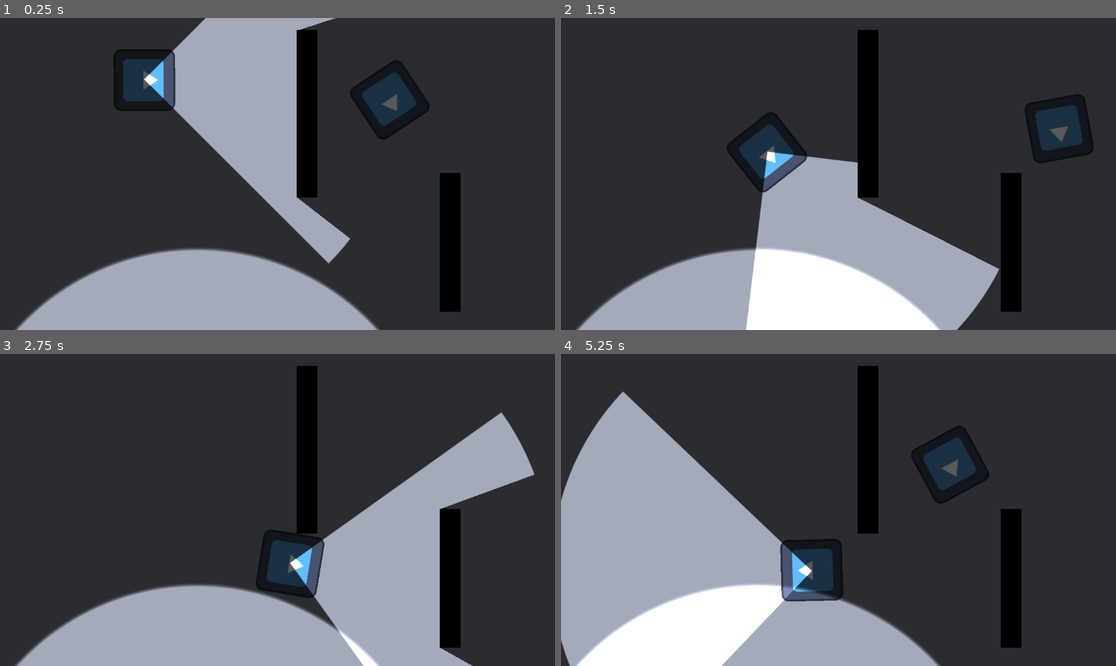
Above: before the commit, frames 1-4 (two rows, left to right).
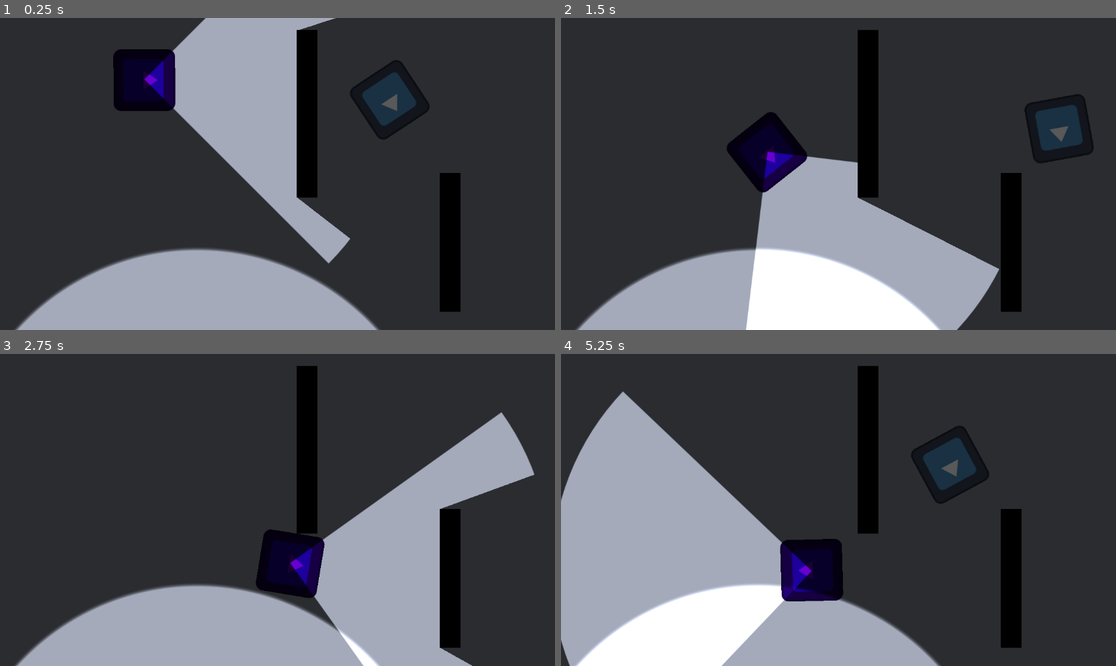
Above: after the commit, the same moments.

Repository: robbplo/potions-eleven
Game: Godot game, scene res://pathing_test.tscn
The game is run twice, just before and just after one commit, with the same random seed, the same clock (stepped at 60 frames per second) and the same inputs. The project has no main scene, so this scene is started directly. The engine's default icon, where the game draws it, is replaced by a stand-in: a white triangle on a blue panel in a dark square.
Inputs (mouse positions are in pixels of both pictures, inside the frame that each line leads up to):
- Up to frame 1 (0.25 s): no input
- Up to frame 2 (1.5 s): move the mouse to (960, 158) at 0.52 s; hold D (right) 0.53-1.28 s; click (960, 158) at 0.67 s; move the mouse to (727, 189) at 1.27 s; hold S (down) from 1.28 s (still down)
- Up to frame 3 (2.75 s): move the mouse to (333, 441) at 2.02 s; release S (down) at 2.03 s; hold D (right) from 2.03 s (still down)
- Up to frame 4 (5.25 s): move the mouse to (810, 572) at 2.77 s; release D (right) at 2.78 s; hold W (up) 2.78-3.53 s; click (810, 572) at 2.92 s; move the mouse to (1005, 556) at 3.52 s; hold A (left) 3.53-5.03 s; move the mouse to (672, 463) at 4.27 s; move the mouse to (866, 510) at 5.02 s; hold S (down) from 5.03 s (still down); click (866, 510) at 5.17 s

The runs differ from the first frame. In frame 1, 1.3% of the frame differs, in the area x 22-32%, y 10-29%; in frame 2, 1.3%; in frame 3, 1.3%; in frame 4, 1.6%, in the area x 39-51%, y 60-80%.

Commit message:
enemy can kill player

Diff:
--- a/enemy.tscn
+++ b/enemy.tscn
@@ -1,12 +1,15 @@
-[gd_scene load_steps=6 format=3 uid="uid://bak0chjmjimnj"]
+[gd_scene load_steps=7 format=3 uid="uid://bak0chjmjimnj"]
 
 [ext_resource type="Script" path="res://enemy_path_follower.gd" id="1_ynx1n"]
 [ext_resource type="Texture2D" uid="uid://djbmmji0d4w6n" path="res://icon.svg" id="2_gumyi"]
 [ext_resource type="Script" path="res://radial_raycast.gd" id="3_t4nug"]
-[ext_resource type="Texture2D" uid="uid://b2mim5cflnr8a" path="res://Sprites/VIS_CONES/VisCone_90.png" id="4_q1f6k"]
+[ext_resource type="Texture2D" uid="uid://b2mim5cflnr8a" path="res://Visual assets/Sprites/VIS_CONES/VisCone_90.png" id="4_q1f6k"]
 
 [sub_resource type="CircleShape2D" id="CircleShape2D_fi7xk"]
 radius = 64.0
+
+[sub_resource type="CircleShape2D" id="CircleShape2D_a7jkb"]
+radius = 100.0
 
 [node name="Enemy" type="CharacterBody2D"]
 position = Vector2(277, 129)
@@ -15,6 +18,7 @@
 script = ExtResource("1_ynx1n")
 
 [node name="Icon" type="Sprite2D" parent="."]
+modulate = Color(0.302701, 0.00114724, 0.610322, 1)
 rotation = 1.5708
 texture = ExtResource("2_gumyi")
 
@@ -34,4 +38,10 @@
 shadow_enabled = true
 texture = ExtResource("4_q1f6k")
 
+[node name="KillArea" type="Area2D" parent="."]
+
+[node name="CollisionShape2D" type="CollisionShape2D" parent="KillArea"]
+shape = SubResource("CircleShape2D_a7jkb")
+
 [connection signal="entity_seen" from="RadialRaycast" to="." method="_on_radial_raycast_entity_seen"]
+[connection signal="body_entered" from="KillArea" to="." method="_on_kill_area_body_entered"]
--- a/enemy_path_follower.gd
+++ b/enemy_path_follower.gd
@@ -7,13 +7,13 @@
 	ALERTED_WAITING
 }
 
-const PATROLLING_SPEED = 100.0
-const ALERTED_SPEED = 200.0
-const JUMP_VELOCITY = -400.0
-const APPROACH_DEADZONE = 5.0
-const RETURN_TIMEOUT = 2.0
-const PATROLLING_ROTATE_SPEED = PI
-const ALERTED_ROTATE_SPEED = PI * 2
+const PATROLLING_SPEED := 100.0
+const ALERTED_SPEED := 200.0
+const JUMP_VELOCITY := -400.0
+const APPROACH_DEADZONE := 5.0
+const RETURN_TIMEOUT := 2.0
+const PATROLLING_ROTATE_SPEED := PI
+const ALERTED_ROTATE_SPEED := PI * 2
 
 var return_timer: SceneTreeTimer
 
@@ -90,3 +90,7 @@
 func _on_radial_raycast_entity_seen(body: CharacterBody2D) -> void:
 	if body is Player:
 		alert(body.global_position)
+
+func _on_kill_area_body_entered(body:Node2D) -> void:
+	if body is Player:
+		body.die()
--- a/player.gd
+++ b/player.gd
@@ -8,3 +8,6 @@
 	velocity = input_vector * SPEED
 	move_and_slide()
 	look_at(get_global_mouse_position())
+
+func die():
+	queue_free()
